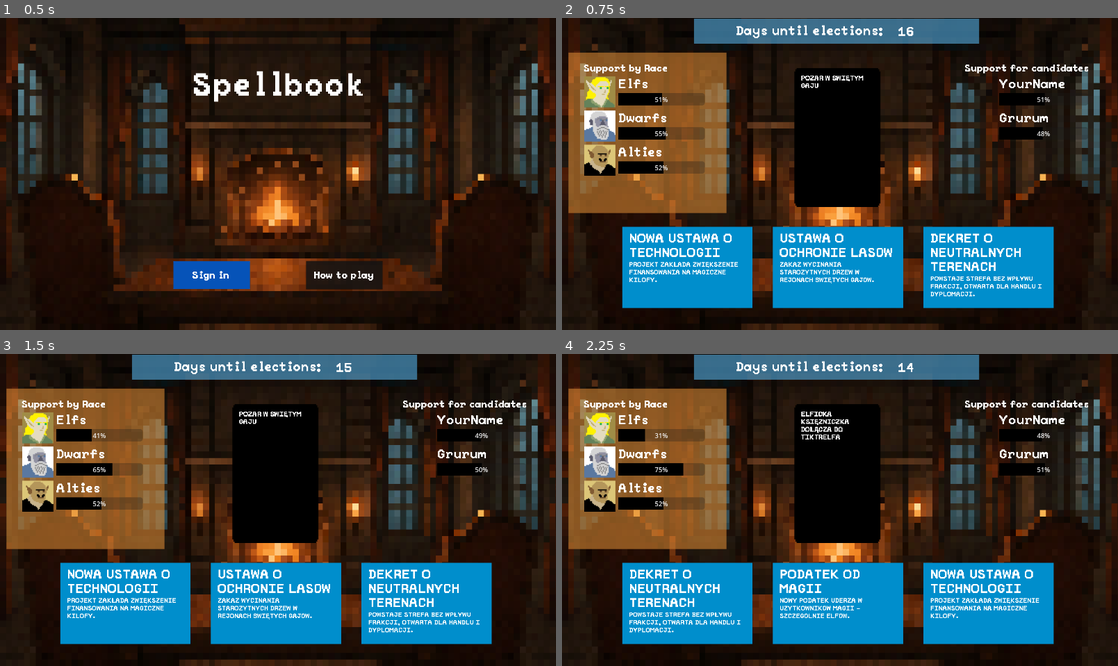
Above: before the commit, frames 1-4 (two rows, left to right).
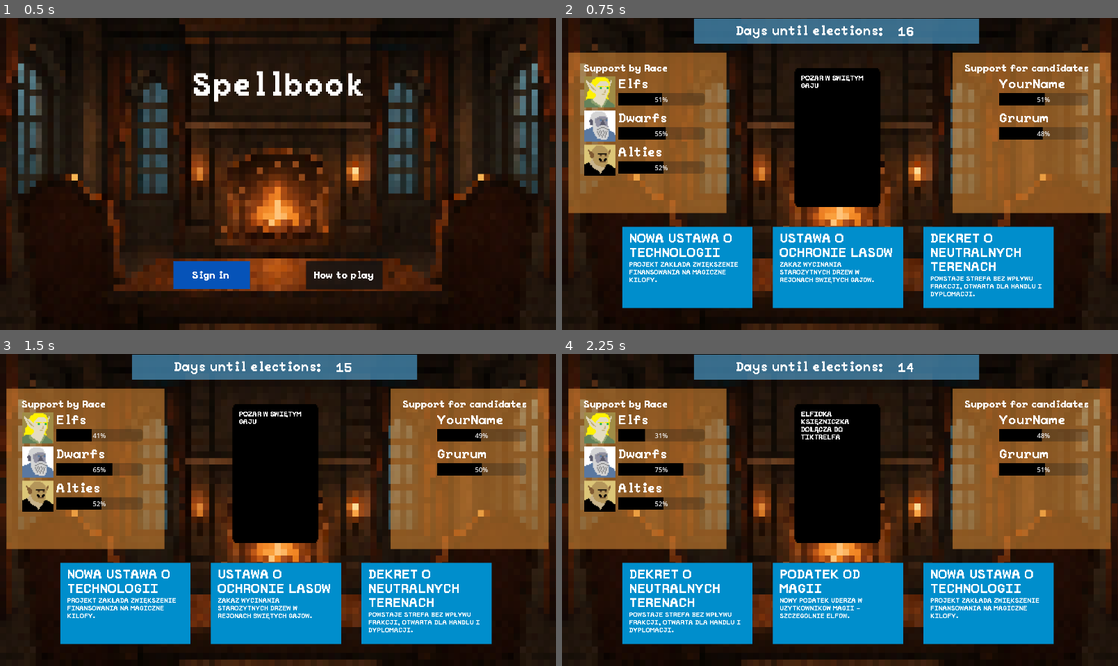
Above: after the commit, the same moments.

Repository: WhatYouFormaggiKindOfPizza/game
Game: Godot game, scene res://scenes/game.tscn
Same seed, same stepped clock (60 frames per second), same inputs: the game is played once before the commit and once after it.
Inputs (mouse positions are in pixels of both pictures, inside the frame that each line leads up to):
- Up to frame 1 (0.5 s): no input
- Up to frame 2 (0.75 s): click "Sign in" at 0.5 s
- Up to frame 3 (1.5 s): click (127, 603) at 1.27 s
- Up to frame 4 (2.25 s): click (689, 603) at 2.02 s

Frame 1 is identical in both runs. In frame 2, 14% of the frame differs, in the area x 70-99%, y 11-63%; in frame 3, 14%; in frame 4, 14%.

Commit message:
Added reset functionality and summary on end screens

Diff:
--- a/scenes/screens/game_screen.tscn
+++ b/scenes/screens/game_screen.tscn
@@ -75,6 +75,13 @@
 offset_bottom = 480.0
 color = Color(0.876819, 0.552756, 0.211321, 0.564706)
 
+[node name="ColorRect2" type="ColorRect" parent="."]
+offset_left = 960.0
+offset_top = 85.0
+offset_right = 1348.0
+offset_bottom = 480.0
+color = Color(0.876819, 0.552756, 0.211321, 0.564706)
+
 [node name="RelBarContainer" parent="." instance=ExtResource("5_rxmqw")]
 unique_name_in_owner = true
 offset_left = 53.0
--- a/scenes/screens/lose_screen.tscn
+++ b/scenes/screens/lose_screen.tscn
@@ -1,8 +1,9 @@
-[gd_scene load_steps=4 format=3 uid="uid://btv8yl3etccs6"]
+[gd_scene load_steps=5 format=3 uid="uid://btv8yl3etccs6"]
 
 [ext_resource type="Script" uid="uid://c2dr1x5c1ltf8" path="res://scripts/lose_screen.gd" id="1_e0kik"]
 [ext_resource type="Texture2D" uid="uid://cumlu0bnt24u0" path="res://assets/Ekran przegranej.png" id="2_e0kik"]
 [ext_resource type="PackedScene" uid="uid://bibasatxhl56l" path="res://scenes/pixel_label.tscn" id="3_02b3w"]
+[ext_resource type="PackedScene" uid="uid://fhowmhn132o0" path="res://scenes/rel_bar_container.tscn" id="4_obla8"]
 
 [node name="LoseScreen" type="Node2D"]
 script = ExtResource("1_e0kik")
@@ -11,11 +12,25 @@
 position = Vector2(683, 384)
 texture = ExtResource("2_e0kik")
 
+[node name="ColorRect2" type="ColorRect" parent="."]
+offset_left = 789.0
+offset_top = 155.0
+offset_right = 1217.0
+offset_bottom = 543.0
+color = Color(0.878431, 0.552941, 0.211765, 0.564706)
+
+[node name="ColorRect3" type="ColorRect" parent="."]
+offset_left = 197.0
+offset_top = 153.0
+offset_right = 625.0
+offset_bottom = 541.0
+color = Color(0.878431, 0.552941, 0.211765, 0.564706)
+
 [node name="PixelLabel" parent="." instance=ExtResource("3_02b3w")]
 offset_left = 347.0
-offset_top = 460.0
-offset_right = 962.0
-offset_bottom = 540.0
+offset_top = 40.0
+offset_right = 1007.0
+offset_bottom = 120.0
 theme_override_font_sizes/font_size = 80
 text = "you have lost!"
 uppercase = true
@@ -50,4 +65,19 @@
 uppercase = true
 font_scale = 10
 
+[node name="FinalRaceSupport" parent="." instance=ExtResource("4_obla8")]
+offset_left = 200.0
+offset_top = 170.0
+offset_right = 200.0
+offset_bottom = 392.0
+title = "Final support by race"
+
+[node name="FinalSupport" parent="." instance=ExtResource("4_obla8")]
+offset_left = 800.0
+offset_top = 170.0
+offset_right = 800.0
+offset_bottom = 392.0
+title = "Final support for candidate"
+is_entity_group_container = false
+
 [connection signal="pressed" from="Exit" to="." method="_on_exit_pressed"]
--- a/scenes/screens/win_screen.tscn
+++ b/scenes/screens/win_screen.tscn
@@ -1,8 +1,9 @@
-[gd_scene load_steps=4 format=3 uid="uid://cgvh6br7q6txe"]
+[gd_scene load_steps=5 format=3 uid="uid://cgvh6br7q6txe"]
 
 [ext_resource type="Script" uid="uid://cyp2h3jxbnhto" path="res://scripts/win_screen.gd" id="1_2l6cc"]
 [ext_resource type="Texture2D" uid="uid://bewetag48dw4p" path="res://assets/Ekran wygranej.png" id="1_wv5lq"]
 [ext_resource type="PackedScene" uid="uid://bibasatxhl56l" path="res://scenes/pixel_label.tscn" id="3_e41g7"]
+[ext_resource type="PackedScene" uid="uid://fhowmhn132o0" path="res://scenes/rel_bar_container.tscn" id="4_mcovk"]
 
 [node name="WinScreen" type="Node2D"]
 script = ExtResource("1_2l6cc")
@@ -11,11 +12,25 @@
 position = Vector2(683, 384)
 texture = ExtResource("1_wv5lq")
 
+[node name="ColorRect2" type="ColorRect" parent="."]
+offset_left = 789.0
+offset_top = 155.0
+offset_right = 1217.0
+offset_bottom = 543.0
+color = Color(0.878431, 0.552941, 0.211765, 0.564706)
+
+[node name="ColorRect3" type="ColorRect" parent="."]
+offset_left = 197.0
+offset_top = 153.0
+offset_right = 625.0
+offset_bottom = 541.0
+color = Color(0.878431, 0.552941, 0.211765, 0.564706)
+
 [node name="PixelLabel" parent="." instance=ExtResource("3_e41g7")]
 offset_left = 347.0
-offset_top = 460.0
+offset_top = 40.0
 offset_right = 962.0
-offset_bottom = 540.0
+offset_bottom = 120.0
 theme_override_font_sizes/font_size = 80
 text = "you have won!"
 uppercase = true
@@ -50,4 +65,19 @@
 uppercase = true
 font_scale = 10
 
+[node name="FinalRaceSupport" parent="." instance=ExtResource("4_mcovk")]
+offset_left = 200.0
+offset_top = 170.0
+offset_right = 200.0
+offset_bottom = 392.0
+title = "Final support by race"
+
+[node name="FinalSupport" parent="." instance=ExtResource("4_mcovk")]
+offset_left = 800.0
+offset_top = 170.0
+offset_right = 800.0
+offset_bottom = 392.0
+title = "Final support for candidate"
+is_entity_group_container = false
+
 [connection signal="pressed" from="Exit" to="." method="_on_exit_pressed"]
--- a/scripts/entity_group.gd
+++ b/scripts/entity_group.gd
@@ -14,6 +14,8 @@
 	id = next_id
 	next_id += 1
 
+static func reset_id() -> void:
+	next_id = 0
 
 func init(kings: Array[King]) -> void:
 	# potencjalnie różny typ króla (np elf) może mieć różne relacje startowe
--- a/scripts/game_manager.gd
+++ b/scripts/game_manager.gd
@@ -293,4 +293,6 @@
 
 # TODO
 func restart_game() -> void:
-	pass
+	King.reset_id()
+	EntityGroup.reset_id()
+	get_tree().reload_current_scene()
--- a/scripts/king.gd
+++ b/scripts/king.gd
@@ -15,3 +15,6 @@
 func _init() -> void:
 	id = next_id
 	next_id += 1
+
+static func reset_id() -> void:
+	next_id = 0
--- a/scripts/lose_screen.gd
+++ b/scripts/lose_screen.gd
@@ -1,6 +1,12 @@
 class_name LoseScreen extends Node2D
 
 @onready var game_manager: GameManager = %GameManager
+@onready var final_race_support: RelBarContainer = $FinalRaceSupport
+@onready var final_support: RelBarContainer = $FinalSupport
+
+func _ready() -> void:
+	final_race_support.init(game_manager.entity_groups, game_manager)
+	final_support.init(game_manager.entity_groups, game_manager)
 
 func _on_exit_pressed() -> void:
 	game_manager.restart_game()
--- a/scripts/win_screen.gd
+++ b/scripts/win_screen.gd
@@ -1,6 +1,12 @@
 class_name WinScreen extends Node2D
 
 @onready var game_manager: GameManager = %GameManager
+@onready var final_race_support: RelBarContainer = $FinalRaceSupport
+@onready var final_support: RelBarContainer = $FinalSupport
+
+func _ready() -> void:
+	final_race_support.init(game_manager.entity_groups, game_manager)
+	final_support.init(game_manager.entity_groups, game_manager)
 
 func _on_exit_pressed() -> void:
 	game_manager.restart_game()
Not shown: 1 places in scenes/game.tscn that only renumber resources
